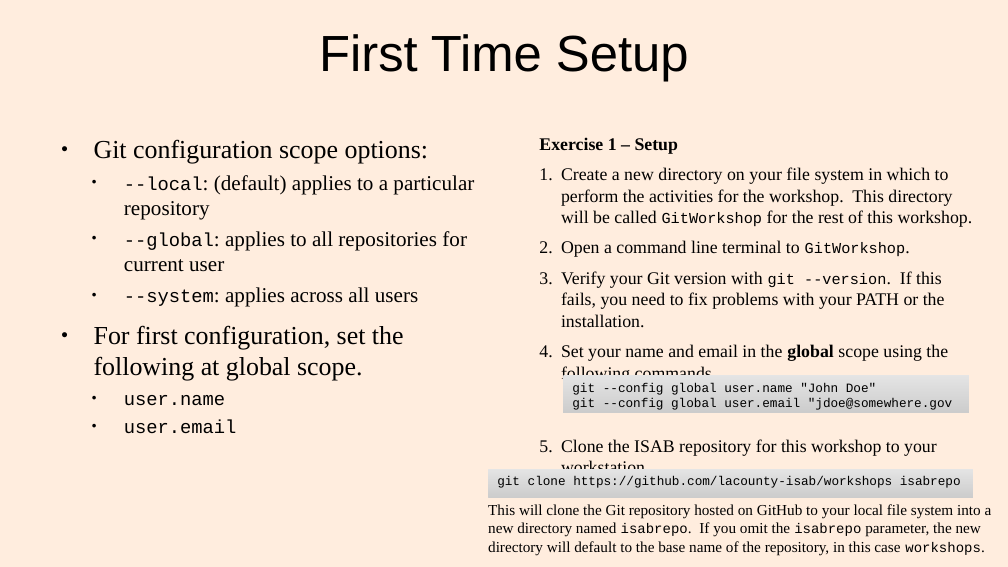
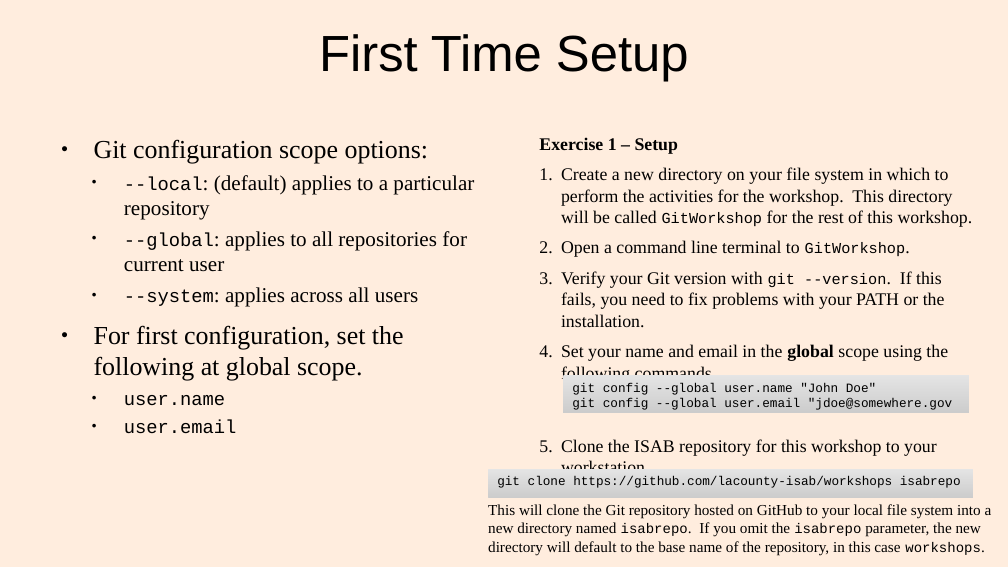
Before and after one commit to lacounty-isab/workshops, a slide deck: slide 4 of git/GitWorkshop1.odp. Drawn at 1008x567 pixels with LibreOffice and Linux fonts; fonts in the diff are those of the drawing. Boxes give left, top, right and bottom in pixels: in the first picture for what was removed or moved away, otherwise in the second. Text is boxed around its words. In the diff, an @@ line names an element or a change of style, - is before the commit and + after.

```diff
--- a/git/GitWorkshop1.odp
+++ b/git/GitWorkshop1.odp
@@ text in rectangle at (x1=572, y1=383, x2=952, y2=410): text changed @@
-git --config global user.name "John Doe"
-git --config global user.email "jdoe@somewhere.gov
+git config --global user.name "John Doe"
+git config --global user.email "jdoe@somewhere.gov
```
Also in this commit, not shown: 5 other slides changed, 1 slide added, 7 other files.
